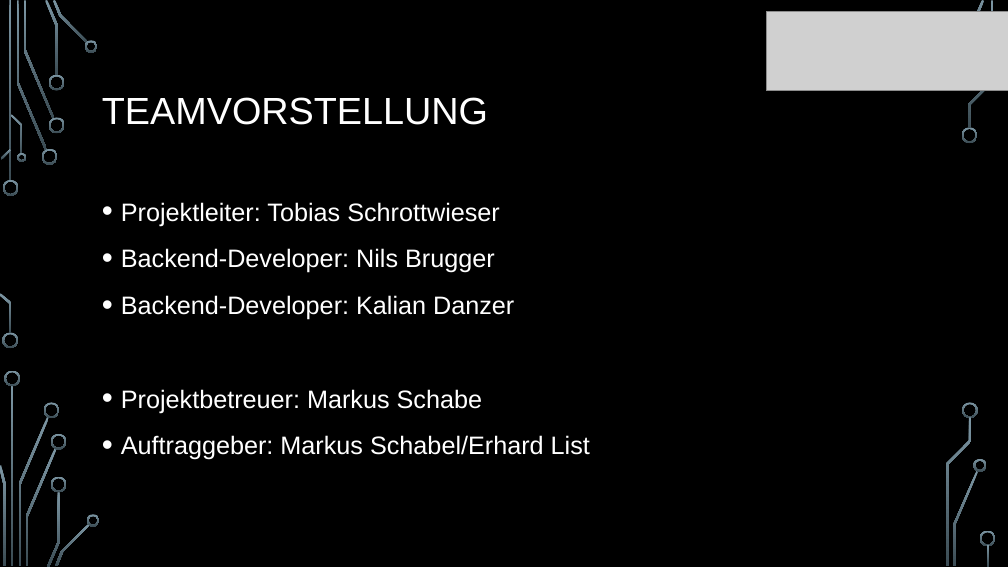
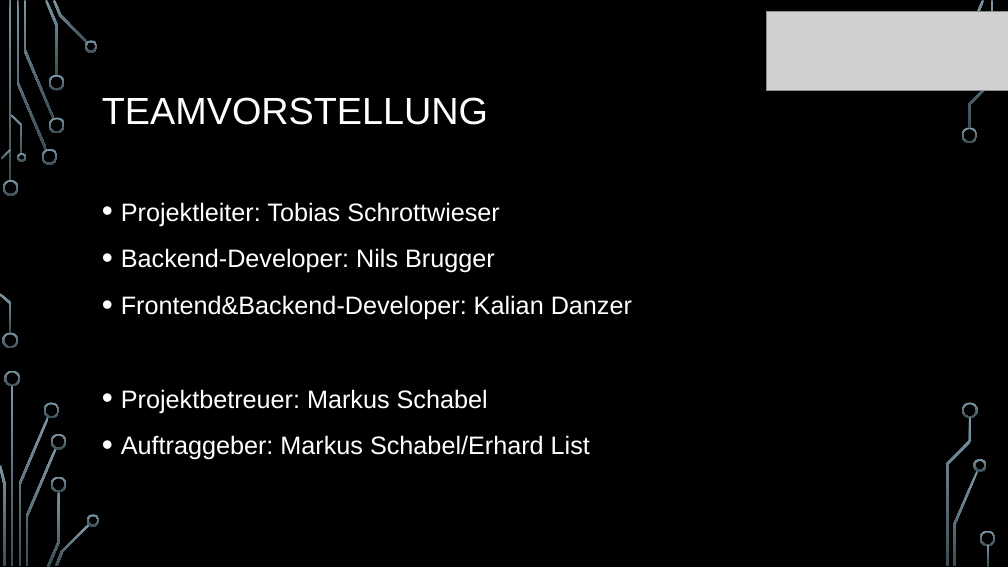
Before and after one commit to FactoryRally/Documents, a slide deck: slide 3 of Präsentation/24.03_16.30.pptx. Drawn at 1008x567 pixels with LibreOffice and Linux fonts; fonts in the diff are those of the drawing; grey boxes stand for pictures; background and template pictures are left out. Boxes give left, top, right and bottom in pixels: in the first picture for what was removed or moved away, otherwise in the second. Text is boxed around its words. In the diff, an @@ line names an element or a change of style, - is before the commit and + after.

```diff
--- a/Präsentation/24.03_16.30.pptx
+++ b/Präsentation/24.03_16.30.pptx
@@ text at bbox=[121, 295, 632, 413]: text changed @@
-• Backend-Developer: Kalian Danzer
-• Projektbetreuer: Markus Schabe
+• Frontend&Backend-Developer: Kalian Danzer
+• Projektbetreuer: Markus Schabel
```
Also in this commit, not shown: 8 other slides changed, 2 other files.
